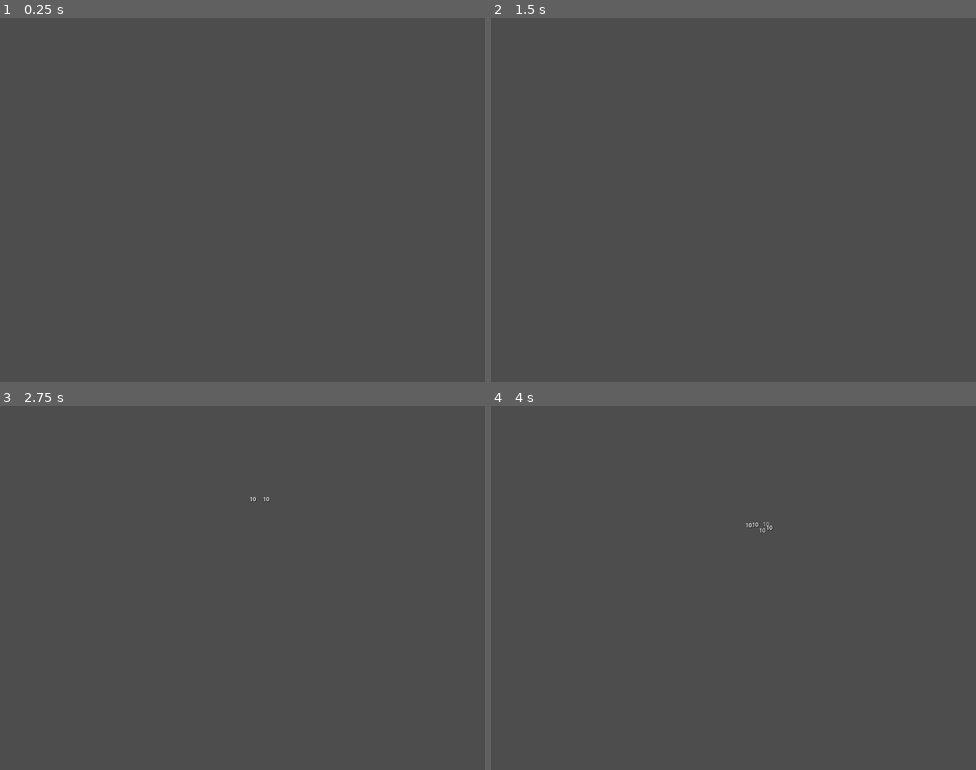
Above: before the commit, frames 1-4 (two rows, left to right).
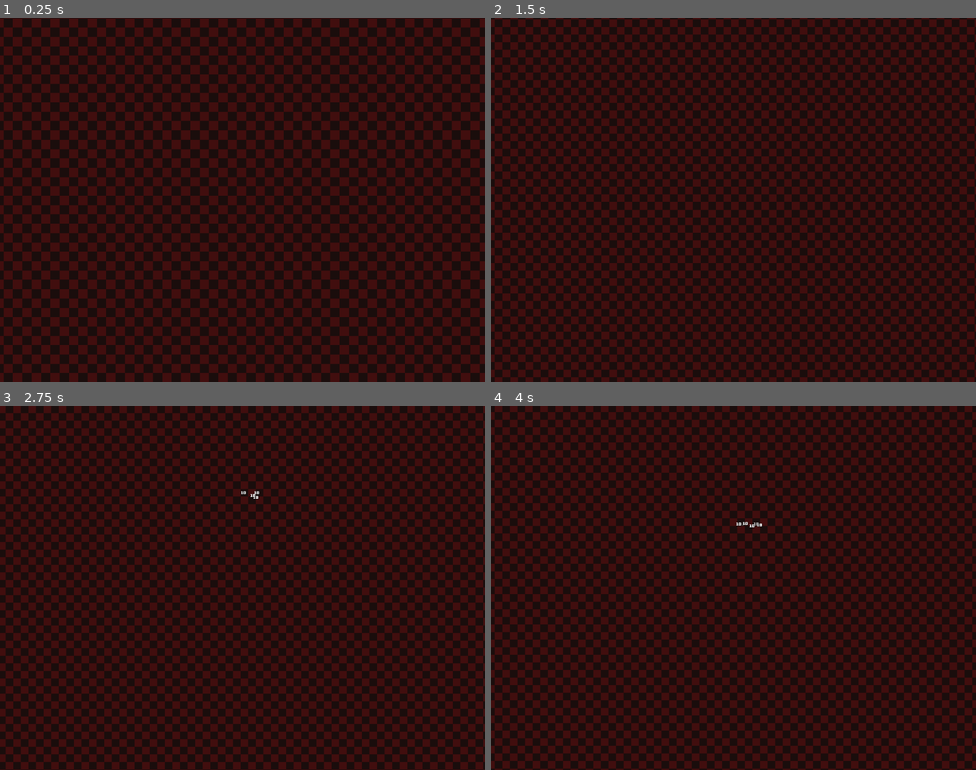
Above: after the commit, the same moments.

Repository: WILL-JKI/SurvivorLike
Game: Godot game, scene res://levels/Debug/DebugLevel.tscn
Two runs of this game, one before a commit and one after it. Both use one fixed random seed, a clock stepped at 60 frames per second and the inputs below. Before the commit the project starts from res://DebugLevel.tscn.
Inputs:
- Up to frame 1 (0.25 s): no input
- Up to frame 2 (1.5 s): tap Enter (ui_accept) at 0.5, 0.77 s; hold D (move_right) 0.53-1.28 s; hold S (move_down) from 1.28 s (still down)
- Up to frame 3 (2.75 s): tap Enter (ui_accept) at 1.52 s; release S (move_down) at 2.03 s; hold D (move_right) from 2.03 s (still down)
- Up to frame 4 (4 s): release D (move_right) at 2.78 s; hold W (move_up) 2.78-3.53 s; tap Enter (ui_accept) at 3.02, 3.77 s; hold A (move_left) from 3.53 s (still down)

The runs differ from the first frame. In frame 1, 100% of the frame differs, in the area x 0-100%, y 0-100%; in frame 2, 100%; in frame 3, 100%; in frame 4, 100%.
Error after the commit: Parse Error: Identifier "attack_range" not declared in the current scope. (res://Enemies/SimpleEnemy.gd:68)

Commit message:
feat: implementa sistema de spawn de inimigos e orbs de XP
SISTEMA DE XP ORBS:
- Cria XPOrb.gd: orbs coletáveis que dão experiência
- Atração automática quando player se aproxima (80 unidades)
- Coleta automática em distância menor (30 unidades)
- Movimento flutuante suave quando não atraídas
- Diferentes tipos: small (5 XP), normal (15 XP), large (25 XP), boss (50 XP)
- Cores distintas por tipo: cyan, yellow, orange, purple
- Efeitos visuais de spawn e coleta
- Lifetime de 30 segundos com fade automático

SISTEMA DE ENEMY SPAWNER:
- EnemySpawner.gd: spawna inimigos ao redor do player
- Distância configurável (150-250 unidades do player)
- Taxa de spawn ajustável (padrão 2 segundos)
- Limite máximo de inimigos simultâneos (20)
- Sistema de waves com dificuldade crescente
- Suporte para múltiplos tipos de inimigos
- Função especial para spawn de boss

INTEGRAÇÃO COM INIMIGOS:
- SimpleEnemy dropa orb normal (15 XP) ao morrer
- TestBoss dropa 3-5 orbs de boss (50 XP cada)
- Remove sistema antigo de XP direto
- Feedback visual imediato com orbs

CONFIGURAÇÃO DE LEVEL:
- EnemySpawner adicionado ao DebugLevel
- Configurações balanceadas para teste
- Sistema automático de detecção de player
- Spawn contínuo baseado em timer

GAMEPLAY:
- Inimigos spawnam constantemente ao redor do player
- Player deve se mover para coletar XP das orbs
- Sistema de risco/recompensa: mais inimigos = mais XP
- Feedback visual claro para progressão

Diff:
--- a/Characters/RatKing/RatKing.tscn
+++ b/Characters/RatKing/RatKing.tscn
@@ -8,6 +8,7 @@
 
 [node name="RatKing" type="CharacterBody2D"]
 script = ExtResource("1_1x9ys")
+movement_speed = 140.0
 spawn_rate = 0.1
 max_minions = 50
 
@@ -23,4 +24,3 @@
 autostart = true
 
 [node name="Camera2D" type="Camera2D" parent="."]
-enabled = true
--- a/DebugLevel.tscn
+++ /dev/null
@@ -1,12 +0,0 @@
-[gd_scene load_steps=3 format=3 uid="uid://debug_level"]
-
-[ext_resource type="PackedScene" uid="uid://cqm8xvw7n5ys" path="res://Characters/RatKing/RatKing.tscn" id="1"]
-[ext_resource type="PackedScene" uid="uid://test_boss_scene" path="res://Enemies/TestBoss.tscn" id="2"]
-
-[node name="DebugLevel" type="Node2D"]
-
-[node name="RatKing" parent="." instance=ExtResource("1")]
-position = Vector2(400, 300)
-
-[node name="TestBoss" parent="." instance=ExtResource("2")]
-position = Vector2(600, 200)
--- a/Enemies/SimpleEnemy.gd
+++ b/Enemies/SimpleEnemy.gd
@@ -149,10 +149,21 @@
 func die():
 	print("Inimigo morreu!")
 
-	# Dar experiência ao player
-	var players = get_tree().get_nodes_in_group("players")
-	for player in players:
-		if player.has_method("gain_experience"):
-			player.gain_experience(25)
+	# Dropar orb de XP
+	drop_xp_orb()
 
 	queue_free()
+
+func drop_xp_orb():
+	# Carregar e instanciar orb de XP
+	var xp_orb_scene = load("res://_Core/XPOrb.tscn")
+	var xp_orb = xp_orb_scene.instantiate()
+
+	# Posicionar na posição do inimigo
+	xp_orb.global_position = global_position
+
+	# Configurar valor da orb (inimigo normal)
+	xp_orb.setup_xp_orb(15, "normal")
+
+	# Adicionar à cena
+	get_parent().add_child(xp_orb)
--- a/Enemies/TestBoss.gd
+++ b/Enemies/TestBoss.gd
@@ -80,10 +80,29 @@
 func die():
 	print("Test Boss foi derrotado!")
 
-	# Dar experiência ao player
-	var players = get_tree().get_nodes_in_group("players")
-	for player in players:
-		if player.has_method("gain_experience"):
-			player.gain_experience(100)
+	# Dropar múltiplas orbs de XP (boss)
+	drop_boss_xp_orbs()
 
-	queue_free()
+	# Efeito de morte
+	modulate = Color.BLACK
+	var tween = create_tween()
+	tween.tween_property(self, "scale", Vector2.ZERO, 0.5)
+	tween.tween_callback(queue_free)
+
+func drop_boss_xp_orbs():
+	# Boss dropa múltiplas orbs
+	var orb_count = randi_range(3, 5)
+
+	for i in orb_count:
+		var xp_orb_scene = load("res://_Core/XPOrb.tscn")
+		var xp_orb = xp_orb_scene.instantiate()
+
+		# Posicionar ao redor do boss
+		var offset = Vector2(randf_range(-30, 30), randf_range(-30, 30))
+		xp_orb.global_position = global_position + offset
+
+		# Configurar como orb de boss
+		xp_orb.setup_xp_orb(50, "boss")
+
+		# Adicionar à cena
+		get_parent().add_child(xp_orb)
--- a/_Core/DamageNumber.gd
+++ b/_Core/DamageNumber.gd
@@ -24,7 +24,7 @@
 func setup_pixel_font():
 	# Usar FontManager se disponível
 	if FontManager:
-		FontManager.apply_pixel_font(self, 12)
+		FontManager.apply_pixel_font(self, 16)
 	else:
 		# Fallback manual
 		add_theme_font_size_override("font_size", 12)
--- /dev/null
+++ b/_Core/EnemySpawner.gd
@@ -0,0 +1,141 @@
+extends Node2D
+class_name EnemySpawner
+
+# Sistema de spawn de inimigos ao redor do player
+
+@export var spawn_distance_min: float = 200.0
+@export var spawn_distance_max: float = 300.0
+@export var spawn_rate: float = 3.0  # Segundos entre spawns
+@export var max_enemies: int = 50
+@export var enemies_per_spawn: int = 1
+
+# Cenas de inimigos disponíveis
+@export var enemy_scenes: Array[PackedScene] = []
+
+var target_player: Node2D = null
+var spawn_timer: Timer
+var current_wave: int = 1
+var enemies_spawned_this_wave: int = 0
+
+func _ready():
+	# Configurar timer de spawn
+	spawn_timer = Timer.new()
+	spawn_timer.wait_time = spawn_rate
+	spawn_timer.timeout.connect(_on_spawn_timer_timeout)
+	spawn_timer.autostart = true
+	add_child(spawn_timer)
+
+	# Carregar cenas de inimigos se não foram definidas
+	if enemy_scenes.is_empty():
+		load_default_enemies()
+
+	print("EnemySpawner: Configurado com ", enemy_scenes.size(), " tipos de inimigos")
+
+func load_default_enemies():
+	# Carregar inimigos padrão
+	if ResourceLoader.exists("res://Enemies/SimpleEnemy.tscn"):
+		enemy_scenes.append(load("res://Enemies/SimpleEnemy.tscn"))
+
+	if ResourceLoader.exists("res://Enemies/TestBoss.tscn"):
+		# Boss spawna menos frequentemente
+		pass
+
+func _physics_process(delta):
+	find_target_player()
+	update_spawn_rate()
+
+func find_target_player():
+	if target_player and is_instance_valid(target_player):
+		return
+
+	var players = get_tree().get_nodes_in_group("players")
+	if players.size() > 0:
+		target_player = players[0]
+
+func update_spawn_rate():
+	# Aumentar dificuldade com o tempo
+	var time_elapsed = Time.get_time_dict_from_system()
+	var difficulty_multiplier = 1.0 + (current_wave * 0.1)
+
+	# Reduzir tempo entre spawns gradualmente
+	var new_spawn_rate = max(spawn_rate / difficulty_multiplier, 0.5)
+	if spawn_timer.wait_time != new_spawn_rate:
+		spawn_timer.wait_time = new_spawn_rate
+
+func _on_spawn_timer_timeout():
+	if not target_player:
+		return
+
+	# Verificar se não há muitos inimigos
+	var current_enemies = get_tree().get_nodes_in_group("enemies")
+	if current_enemies.size() >= max_enemies:
+		return
+
+	# Spawnar inimigos
+	for i in enemies_per_spawn:
+		spawn_enemy()
+
+	enemies_spawned_this_wave += enemies_per_spawn
+
+	# Verificar se deve aumentar a wave
+	if enemies_spawned_this_wave >= 10:
+		current_wave += 1
+		enemies_spawned_this_wave = 0
+		print("Wave ", current_wave, " iniciada!")
+
+func spawn_enemy():
+	if enemy_scenes.is_empty() or not target_player:
+		return
+
+	# Escolher inimigo aleatório
+	var enemy_scene = enemy_scenes[randi() % enemy_scenes.size()]
+	var enemy = enemy_scene.instantiate()
+
+	# Calcular posição de spawn
+	var spawn_position = get_spawn_position()
+	enemy.global_position = spawn_position
+
+	# Adicionar à cena
+	get_parent().add_child(enemy)
+
+func get_spawn_position() -> Vector2:
+	if not target_player:
+		return global_position
+
+	# Gerar posição aleatória ao redor do player
+	var angle = randf() * TAU
+	var distance = randf_range(spawn_distance_min, spawn_distance_max)
+
+	var spawn_pos = target_player.global_position + Vector2(
+		cos(angle) * distance,
+		sin(angle) * distance
+	)
+
+	return spawn_pos
+
+func spawn_boss():
+	# Função especial para spawnar boss
+	if not ResourceLoader.exists("res://Enemies/TestBoss.tscn"):
+		return
+
+	var boss_scene = load("res://Enemies/TestBoss.tscn")
+	var boss = boss_scene.instantiate()
+
+	# Boss spawna mais longe
+	var spawn_position = get_spawn_position()
+	spawn_position += Vector2(randf_range(-100, 100), randf_range(-100, 100))
+	boss.global_position = spawn_position
+
+	get_parent().add_child(boss)
+	print("Boss spawnado!")
+
+# Função para ajustar dificuldade
+func set_difficulty(level: int):
+	current_wave = level
+	spawn_rate = max(3.0 - (level * 0.2), 0.5)
+	enemies_per_spawn = min(1 + (level / 5), 3)
+	max_enemies = min(50 + (level * 5), 100)
+
+	spawn_timer.wait_time = spawn_rate
+
+	print("Dificuldade ajustada - Wave: ", current_wave, " Spawn Rate: ", spawn_rate)
--- a/_Core/FontManager.gd
+++ b/_Core/FontManager.gd
@@ -34,7 +34,7 @@
 	print("FontManager: Fontes configuradas")
 
 # Função para aplicar fonte pixel art a um Label
-func apply_pixel_font(label: Label, size: int = 12):
+func apply_pixel_font(label: Label, size: int = 16):
 	if pixel_font:
 		label.add_theme_font_override("font", pixel_font)
 
@@ -59,7 +59,7 @@
 	if pixel_font:
 		theme.default_font = pixel_font
 
-	theme.default_font_size = 12
+	theme.default_font_size = 16
 
 	# Configurações para Labels
 	theme.set_color("font_color", "Label", Color.WHITE)
--- /dev/null
+++ b/_Core/XPOrb.gd
@@ -0,0 +1,155 @@
+extends Area2D
+class_name XPOrb
+
+# Orb de experiência que é coletada pelo player
+
+@export var xp_value: int = 10
+@export var collection_distance: float = 30.0
+@export var attraction_distance: float = 80.0
+@export var attraction_speed: float = 200.0
+@export var float_speed: float = 20.0
+
+var target_player: Node2D = null
+var is_being_attracted: bool = false
+var lifetime: float = 30.0  # Orb desaparece após 30 segundos
+var float_direction: Vector2
+
+@onready var sprite: Sprite2D = $Sprite2D
+@onready var collision_shape: CollisionShape2D = $CollisionShape2D
+@onready var lifetime_timer: Timer = $LifetimeTimer
+
+func _ready():
+	# Configurar grupos e sinais
+	add_to_group("xp_orbs")
+	body_entered.connect(_on_body_entered)
+	area_entered.connect(_on_area_entered)
+
+	# Configurar timer de vida
+	lifetime_timer.wait_time = lifetime
+	lifetime_timer.timeout.connect(_on_lifetime_expired)
+	lifetime_timer.start()
+
+	# Configurar collision
+	collision_layer = 8   # Layer das orbs
+	collision_mask = 1    # Mask do player
+
+	# Movimento inicial aleatório
+	float_direction = Vector2(randf_range(-1, 1), randf_range(-1, 1)).normalized()
+
+	# Efeito visual inicial
+	create_spawn_effect()
+
+func _physics_process(delta):
+	find_nearest_player()
+	handle_movement(delta)
+	handle_attraction(delta)
+
+func find_nearest_player():
+	var players = get_tree().get_nodes_in_group("players")
+	var nearest_player: Node2D = null
+	var nearest_distance: float = attraction_distance
+
+	for player in players:
+		if not is_instance_valid(player):
+			continue
+
+		var distance = global_position.distance_to(player.global_position)
+		if distance < nearest_distance:
+			nearest_distance = distance
+			nearest_player = player
+
+	target_player = nearest_player
+
+func handle_movement(delta):
+	if not is_being_attracted:
+		# Movimento flutuante suave
+		global_position += float_direction * float_speed * delta
+
+		# Mudar direção ocasionalmente
+		if randf() < 0.02:  # 2% de chance por frame
+			float_direction = Vector2(randf_range(-1, 1), randf_range(-1, 1)).normalized()
+
+func handle_attraction(delta):
+	if not target_player:
+		is_being_attracted = false
+		return
+
+	var distance_to_player = global_position.distance_to(target_player.global_position)
+
+	# Verificar se deve ser coletada
+	if distance_to_player <= collection_distance:
+		collect_orb()
+		return
+
+	# Verificar se deve ser atraída
+	if distance_to_player <= attraction_distance:
+		is_being_attracted = true
+
+		# Mover em direção ao player
+		var direction = (target_player.global_position - global_position).normalized()
+		var speed = attraction_speed * (1.0 + (attraction_distance - distance_to_player) / attraction_distance)
+		global_position += direction * speed * delta
+	else:
+		is_being_attracted = false
+
+func collect_orb():
+	# Dar experiência ao player
+	if target_player and target_player.has_method("gain_experience"):
+		target_player.gain_experience(xp_value)
+
+	# Efeito visual de coleta
+	create_collection_effect()
+
+	# Remover orb
+	queue_free()
+
+func create_spawn_effect():
+	# Efeito de spawn (escala crescente)
+	scale = Vector2.ZERO
+	var tween = create_tween()
+	tween.tween_property(self, "scale", Vector2.ONE, 0.3)
+	tween.tween_property(self, "modulate", Color.WHITE, 0.1)
+
+func create_collection_effect():
+	# Efeito de coleta (brilho e desaparecimento)
+	var tween = create_tween()
+	tween.parallel().tween_property(self, "scale", Vector2(1.5, 1.5), 0.2)
+	tween.parallel().tween_property(self, "modulate", Color(1, 1, 1, 0), 0.2)
+
+func _on_body_entered(body):
+	if body.is_in_group("players"):
+		collect_orb()
+
+func _on_area_entered(area):
+	if area.is_in_group("players"):
+		collect_orb()
+
+func _on_lifetime_expired():
+	# Efeito de desaparecimento por tempo
+	var tween = create_tween()
+	tween.tween_property(self, "modulate", Color(1, 1, 1, 0), 1.0)
+	tween.tween_callback(queue_free)
+
+# Configurar valor da orb
+func setup_xp_orb(value: int, orb_type: String = "normal"):
+	xp_value = value
+
+	# Diferentes tipos de orb
+	match orb_type:
+		"small":
+			xp_value = 5
+			modulate = Color.CYAN
+			scale = Vector2(0.8, 0.8)
+		"normal":
+			xp_value = 10
+			modulate = Color.YELLOW
+		"large":
+			xp_value = 25
+			modulate = Color.ORANGE
+			scale = Vector2(1.2, 1.2)
+		"boss":
+			xp_value = 100
+			modulate = Color.PURPLE
+			scale = Vector2(1.5, 1.5)
+		_:
+			modulate = Color.YELLOW
--- /dev/null
+++ b/_Core/XPOrb.tscn
@@ -0,0 +1,20 @@
+[gd_scene load_steps=3 format=3 uid="uid://xp_orb"]
+
+[ext_resource type="Script" path="res://_Core/XPOrb.gd" id="1"]
+
+[sub_resource type="CircleShape2D" id="CircleShape2D_1"]
+radius = 8.0
+
+[node name="XPOrb" type="Area2D"]
+script = ExtResource("1")
+
+[node name="CollisionShape2D" type="CollisionShape2D" parent="."]
+shape = SubResource("CircleShape2D_1")
+
+[node name="Sprite2D" type="Sprite2D" parent="."]
+modulate = Color(1, 1, 0, 1)
+scale = Vector2(0.3, 0.3)
+
+[node name="LifetimeTimer" type="Timer" parent="."]
+wait_time = 30.0
+one_shot = true
--- /dev/null
+++ b/levels/Debug/DebugLevel.tscn
@@ -0,0 +1,24 @@
+[gd_scene load_steps=5 format=3 uid="uid://dm2qnevx7np8i"]
+
+[ext_resource type="PackedScene" uid="uid://cqm8xvw7n5ys" path="res://Characters/RatKing/RatKing.tscn" id="1"]
+[ext_resource type="PackedScene" path="res://Enemies/TestBoss.tscn" id="2"]
+[ext_resource type="PackedScene" uid="uid://b0l34p3bq1h60" path="res://levels/Debug/debug.tscn" id="3_72vkr"]
+[ext_resource type="Script" path="res://_Core/EnemySpawner.gd" id="4"]
+
+[node name="DebugLevel" type="Node2D"]
+
+[node name="Debug" parent="." instance=ExtResource("3_72vkr")]
+scale = Vector2(2, 2)
+
+[node name="RatKing" parent="." instance=ExtResource("1")]
+position = Vector2(400, 300)
+
+[node name="TestBoss" parent="." instance=ExtResource("2")]
+position = Vector2(600, 200)
+
+[node name="EnemySpawner" type="Node2D" parent="."]
+script = ExtResource("4")
+spawn_distance_min = 150.0
+spawn_distance_max = 250.0
+spawn_rate = 2.0
+max_enemies = 20
--- a/project.godot
+++ b/project.godot
@@ -11,9 +11,13 @@
 [application]
 
 config/name="survivorlike"
-run/main_scene="res://DebugLevel.tscn"
+run/main_scene="res://levels/Debug/DebugLevel.tscn"
 config/features=PackedStringArray("4.5", "Forward Plus")
 config/icon="res://icon.svg"
+
+[autoload]
+
+FontManager="*res://_Core/FontManager.gd"
 
 [display]
 
@@ -22,9 +26,9 @@
 window/size/mode=2
 window/stretch/mode="viewport"
 
-[autoload]
+[gui]
 
-FontManager="*res://_Core/FontManager.gd"
+theme/custom="res://_Core/GameTheme.tres"
 
 [input]
 
@@ -49,10 +53,6 @@
 ]
 }
 
-[gui]
-
-theme/custom="res://_Core/GameTheme.tres"
-
 [rendering]
 
 textures/canvas_textures/default_texture_filter=0
Renamed: Assets/Fonts/Gamer.ttf -> Assets/Fonts/PixelFont.ttf
Not shown, added: Assets/Fonts/PixelFont.ttf.import
Binary file added: Assets/Fonts/UiFont.ttf
Not shown, changed: Assets/Fonts/UiFont.ttf.import
Not shown, added: _Core/FontManager.gd.uid
Not shown, changed: levels/Debug/debugg.tscn
